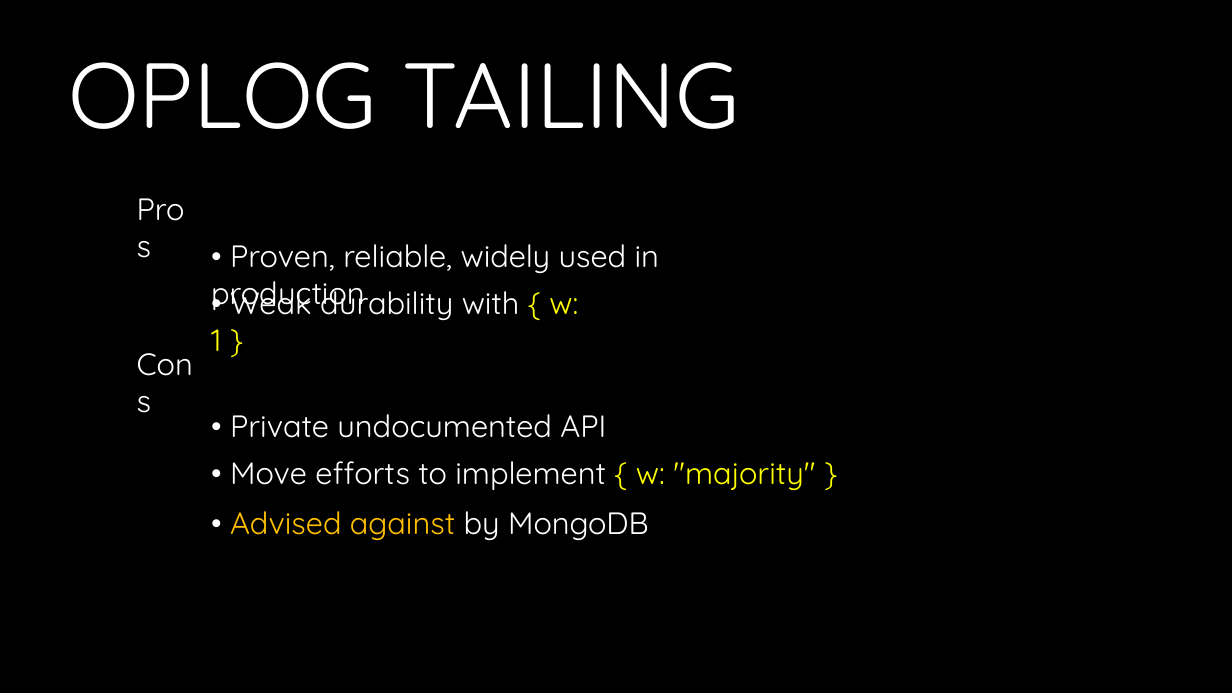
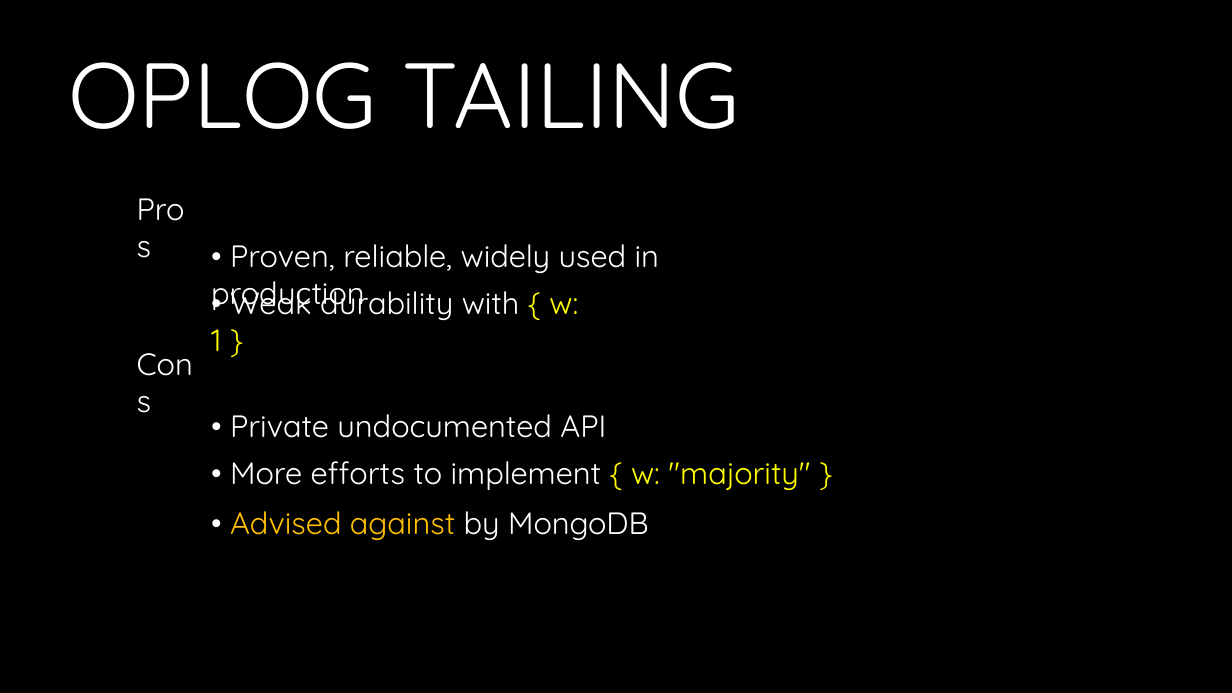
Before and after one commit to andrii-litvinov/event-driven-mongodb, a slide deck: slide 13 of t18-event-mongodb.pptx. Drawn at 1232x693 pixels with LibreOffice and Linux fonts; fonts in the diff are those of the drawing; background and template pictures are left out. Boxes give left, top, right and bottom in pixels: in the first picture for what was removed or moved away, otherwise in the second. Text is boxed around its words. In the diff, an @@ line names an element or a change of style, - is before the commit and + after.

Commit message:
Fix typo

```diff
--- a/t18-event-mongodb.pptx
+++ b/t18-event-mongodb.pptx
@@ text at box(230, 461, 810, 490): text changed @@
-• Move efforts to implement { w: "majority" }
+• More efforts to implement { w: "majority" }
```
